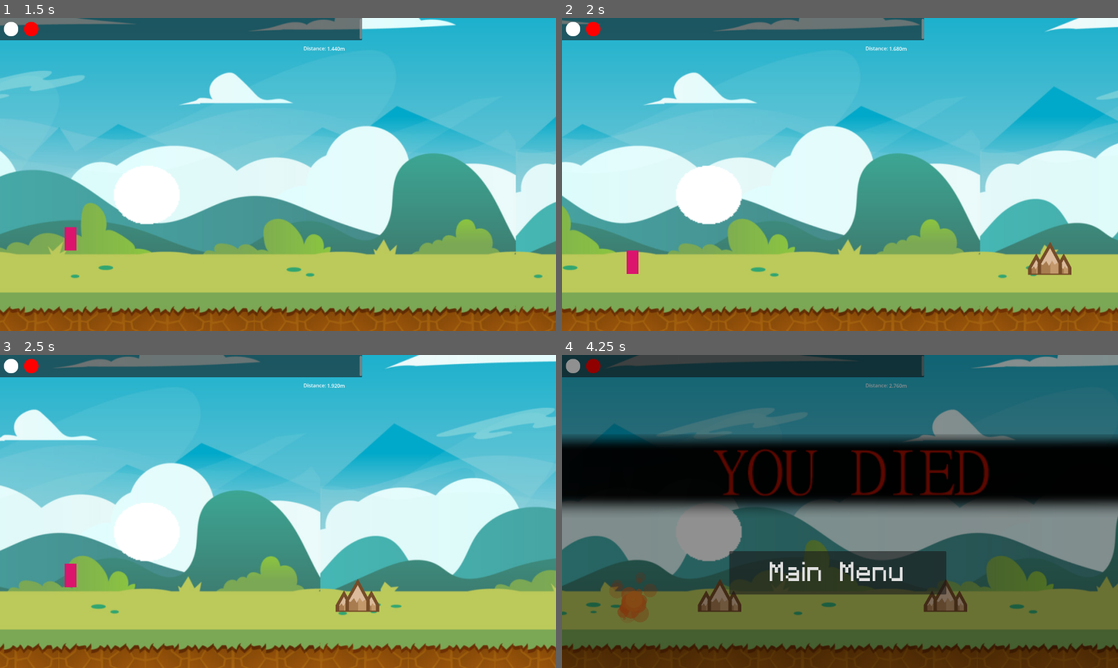
Above: before the commit, frames 1-4 (two rows, left to right).
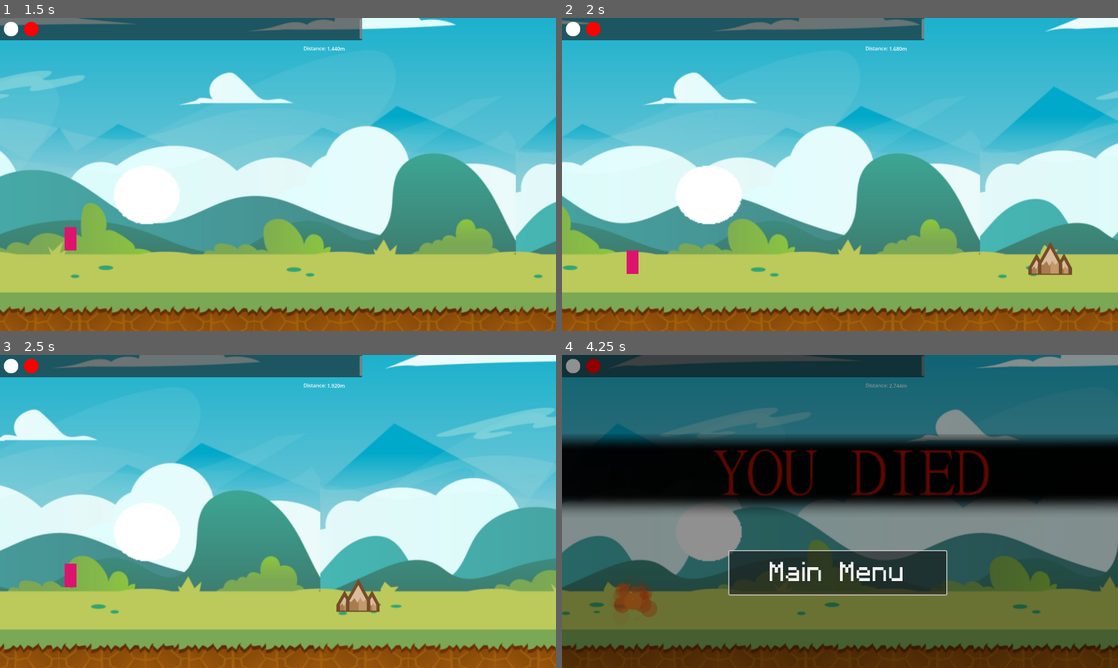
Above: after the commit, the same moments.

Repository: sarahletchford42/the-big-race
Game: Godot game, scene res://scenes/UI/title_screen.tscn
The game is run twice, just before and just after one commit, with the same random seed, the same clock (stepped at 60 frames per second) and the same inputs.
Inputs:
- Up to frame 1 (1.5 s): click "Start" at 0.5 s; tap Enter (ui_accept) at 1.25 s
- Up to frame 2 (2 s): tap Enter (ui_accept) at 1.52 s
- Up to frame 3 (2.5 s): tap Enter (ui_accept) at 2.27 s
- Up to frame 4 (4.25 s): tap Enter (ui_accept) at 3.77 s

Frame 1 is identical in both runs. In frame 2, less than 0.1% of the frame differs, in the area x 83-92%, y 71-83%; in frame 3, 0.1%; in frame 4, 3.7%, in the area x 0-100%, y 0-96%.

Commit message:
Fixed bad bugs
YAY

Diff:
--- a/Spike.gd
+++ b/Spike.gd
@@ -1,14 +1,22 @@
 extends Area2D
 
-var speed: float = 400
+var velocity: float = 266
 
 # Called every frame. 'delta' is the elapsed time since the previous frame.
 func _process(delta):
-	position.x -= speed * delta
+	if not get_tree().current_scene.name == "main_ui":
+		print(get_tree().current_scene.name)
+		var speed = 0 if null else get_tree().get_first_node_in_group("get_speed").speed
+		print(speed)
+		position.x -= (velocity * speed + velocity) * delta
 
 func _on_body_entered(_body):
-	if _body.is_in_group("player"):
+	if _body.is_in_group("obstacles"):
+		print("hit")
 		queue_free()
 
 func _on_visible_on_screen_notifier_2d_screen_exited():
 	queue_free()
+
+func die():
+	queue_free()
--- a/scenes/UI/Food_Request.gd
+++ b/scenes/UI/Food_Request.gd
@@ -1,9 +1,9 @@
 extends TextureRect
 
-@onready var thought
-@onready var inv
-@onready var rand_item
-@onready var display
+var thought
+var inv
+var rand_item
+var display
 # Called when the node enters the scene tree for the first time.
 func _ready():
 	thought = get_tree().root.get_node("Main_Scene/Camera2D/Main_UI/CanvasLayer/Thought_Bubble")
--- a/scenes/UI/Inventory.gd
+++ b/scenes/UI/Inventory.gd
@@ -1,10 +1,10 @@
 extends ItemList
 
-@onready var timer
-@onready var thought
-@onready var food
-@onready var inv
-@onready var sp
+var timer
+var thought
+var food
+var inv
+var sp
 
 
 func _ready():
@@ -34,9 +34,9 @@
 	inv.deselect_all()
 	if inv.is_item_disabled(0) == false:
 		if food.get_texture() == self.get_item_icon(index):
+			sp.speed_up()
+		if food.get_texture() != self.get_item_icon(index):
 			sp.speed_down()
-		if food.get_texture() != self.get_item_icon(index):
-			sp.speed_up()
 	for i in range(inv.get_item_count()):
 		inv.set_item_disabled(i, true)
 	timer_start()
--- a/scenes/UI/death_screen.gd
+++ b/scenes/UI/death_screen.gd
@@ -1,10 +1,21 @@
 extends Control
+
+var is_paused = false : set = set_is_paused
+
+func go():
+	self.is_paused = !is_paused
+
+func set_is_paused(value):
+	is_paused = value
+	get_tree().paused = is_paused
+	visible = is_paused
+	if visible == true:
+		$quit_button.grab_focus()
 
 func _on_ready():
 	$quit_button.grab_focus()
 
 func _on_quit_button_pressed():
+	self.is_paused = false
 	get_tree().change_scene_to_file("res://scenes/UI/title_screen.tscn");
-
-func _on_retry_button_pressed():
-	get_tree().change_scene_to_file("res://scenes/main_scene.tscn");
+	print("Title Screen")
--- a/scenes/UI/death_screen.tscn
+++ b/scenes/UI/death_screen.tscn
@@ -4,7 +4,7 @@
 [ext_resource type="FontFile" uid="uid://cdub2jsf7ac01" path="res://fonts/roses-are-ff0000/RosesareFF0000.ttf" id="2_8c1oy"]
 [ext_resource type="Texture2D" uid="uid://d32358uirtn3w" path="res://images/UI/you_died!.png" id="2_m36bv"]
 
-[node name="death_screen" type="Control"]
+[node name="death_screen" type="Control" groups=["death"]]
 process_mode = 3
 visible = false
 layout_mode = 3
--- a/scenes/UI/main_ui.tscn
+++ b/scenes/UI/main_ui.tscn
@@ -34,7 +34,7 @@
 offset_bottom = 147.0
 text = "To Next Level:"
 
-[node name="Distance_Value" type="RichTextLabel" parent="CanvasLayer"]
+[node name="Distance_Value" type="RichTextLabel" parent="CanvasLayer" groups=["get_speed"]]
 offset_left = 824.828
 offset_top = -66.1034
 offset_right = 934.828
--- a/scenes/obstacles/spike.tscn
+++ b/scenes/obstacles/spike.tscn
@@ -3,8 +3,8 @@
 [ext_resource type="Script" path="res://Spike.gd" id="1_xk4xh"]
 [ext_resource type="Texture2D" uid="uid://dbwsq0hxx501y" path="res://images/spikes/spike C.png" id="2_tvolm"]
 
-[sub_resource type="RectangleShape2D" id="RectangleShape2D_65vn2"]
-size = Vector2(67, 52)
+[sub_resource type="CircleShape2D" id="CircleShape2D_g6ndt"]
+radius = 30.7002
 
 [node name="Spike" type="Area2D" groups=["spike"]]
 collision_layer = 2
@@ -17,11 +17,11 @@
 texture = ExtResource("2_tvolm")
 
 [node name="CollisionShape2D" type="CollisionShape2D" parent="."]
-position = Vector2(34, 26)
-shape = SubResource("RectangleShape2D_65vn2")
+position = Vector2(33, 33)
+shape = SubResource("CircleShape2D_g6ndt")
 
 [node name="VisibleOnScreenNotifier2D" type="VisibleOnScreenNotifier2D" parent="."]
-position = Vector2(78, 42)
+position = Vector2(77, 41)
 
 [connection signal="body_entered" from="." to="." method="_on_body_entered"]
 [connection signal="screen_exited" from="VisibleOnScreenNotifier2D" to="." method="_on_visible_on_screen_notifier_2d_screen_exited"]
--- a/scenes/player/player.gd
+++ b/scenes/player/player.gd
@@ -27,7 +27,12 @@
 		velocity.y = 0
 
 func _on_death_timer_timeout():
-	$CanvasLayer/death_screen.visible = true
+	#$CanvasLayer/death_screen.visible = true
+	var spikes = get_tree().get_nodes_in_group("spike")
+	for spike in spikes:
+		spike.queue_free()
+	var death = get_tree().get_first_node_in_group("death")
+	death.go()
 
 func _on_area_2d_area_entered(area):
 	if area.is_in_group("spike") and fix:
@@ -38,6 +43,11 @@
 		get_node("Area2D/CollisionShape2D").set_deferred("disabled", true)
 		get_node("CollisionShape2D").set_deferred("disabled", true)
 		$death_timer.start()
+		var spikes = get_tree().get_nodes_in_group("spike")
+		for spike in spikes:
+			spike.queue_free()
 
 func _on_timer_timeout():
+	#FIXES SPONTANEOUS EXPLOSION BUG
+	#DO NOT MESS WITH
 	fix = true
